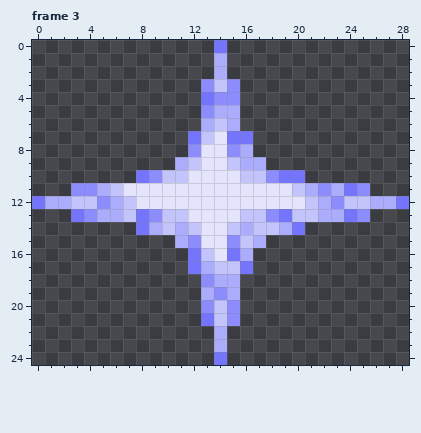
Animated GIF sprite, stored at public/img/star_blue.gif. Above is the file before it was changed.
The file is 29x25 pixels, 4 frames. Shown: frame 3. The commit also changed other frames, which this record leaves out.
And afterwards:
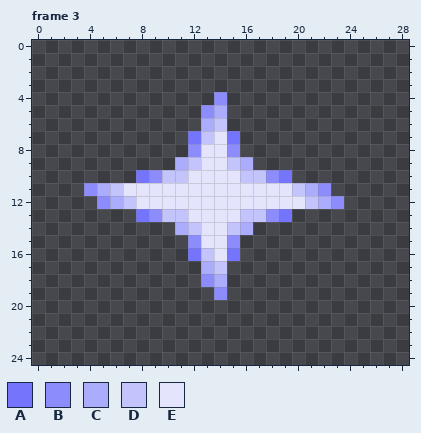
Palette (. is transparent): A #7474fc  B #8c8cfc  C #acacfc  D #c4c4fc  E #e4e4fc
Edits made:
--- frame 3
@@ x 0..28 @@
- 0 ..............A..............
- 1 ..............C..............
- 2 ..............C..............
- 3 .............BDB.............
- 4 .............ABB.............
- 5 .............BCC.............
- 6 .............CDC.............
- 7 ............ADEAA............
- 8 ............BEEBC............
- 9 ...........CDEEDCC...........
-10 ........ABDDEEEEDDBAA........
-11 ...BBCDEEEEEEEEEEEEEDCBCAB...
-12 ACCDDBCDEEEEEEEEEEEEEDCBDDCCA
-13 ...ABCCDABDDEEEEDDBADDCCAB...
-14 ........ACDCDEEDCDDCA........
-15 ...........CBEEBDC...........
-16 ............ADEAC............
-17 ............ACDDA............
-18 .............BCC.............
-19 .............CBC.............
-20 .............BDB.............
-21 .............ADB.............
-22 ..............C..............
-23 ..............C..............
-24 ..............A..............
+ 0 .............................
+ 1 .............................
+ 2 .............................
+ 3 .............................
+ 4 ..............B..............
+ 5 .............BC..............
+ 6 .............CD..............
+ 7 ............ADEA.............
+ 8 ............BEEB.............
+ 9 ...........CDEEDC............
+10 ........ABDDEEEEDDBA.........
+11 ....BCDEEEEEEEEEEEEEDCB......
+12 .....BCDEEEEEEEEEEEEEDCB.....
+13 ........ABDDEEEEDDBA.........
+14 ...........CDEEDC............
+15 ............BEEB.............
+16 ............ADEA.............
+17 .............CD..............
+18 .............BC..............
+19 ..............B..............
+20 .............................
+21 .............................
+22 .............................
+23 .............................
+24 .............................
Boxes around the changes in both pictures, in picture pixels (x1, y1, x2, y2):
erased: (32, 40, 409, 365)
